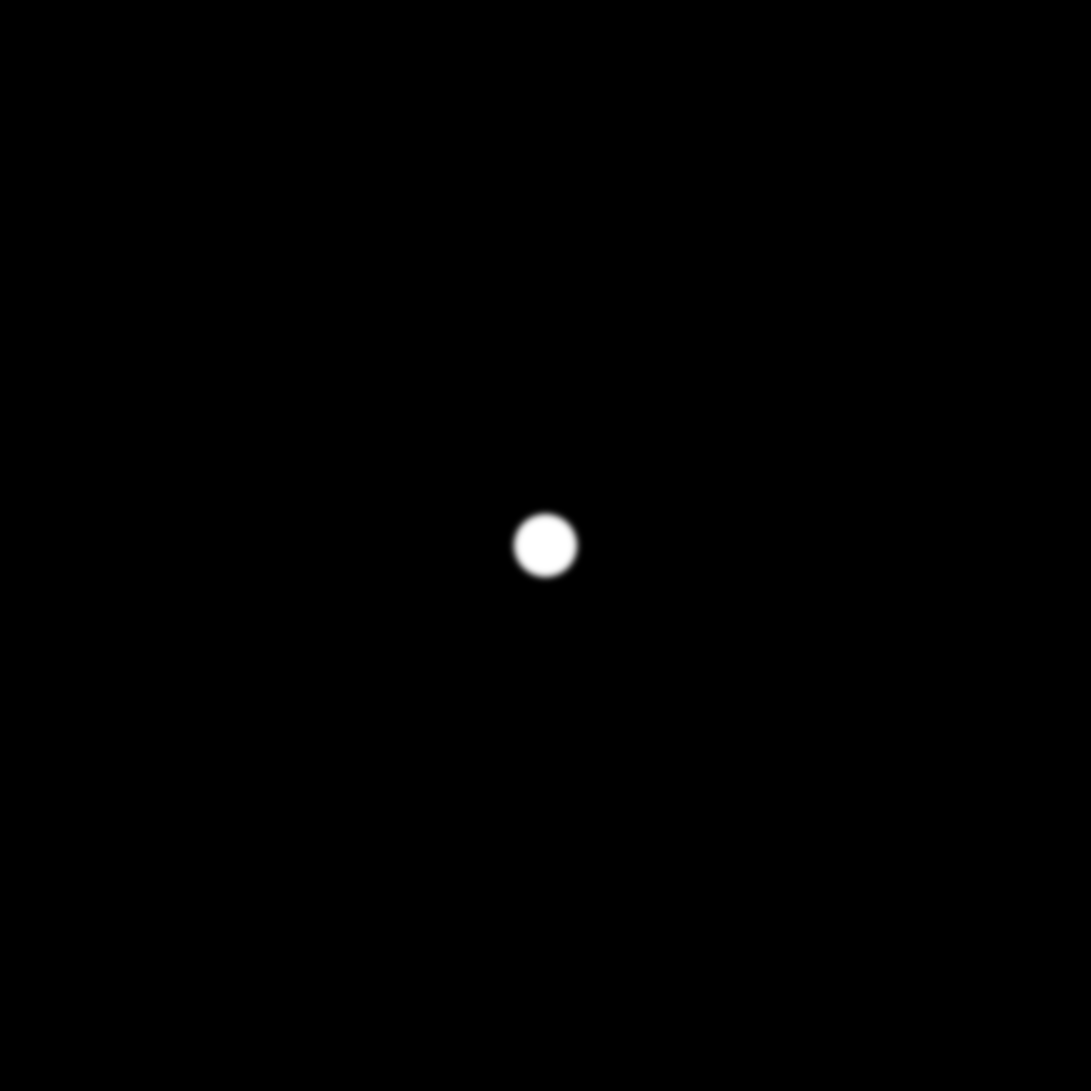
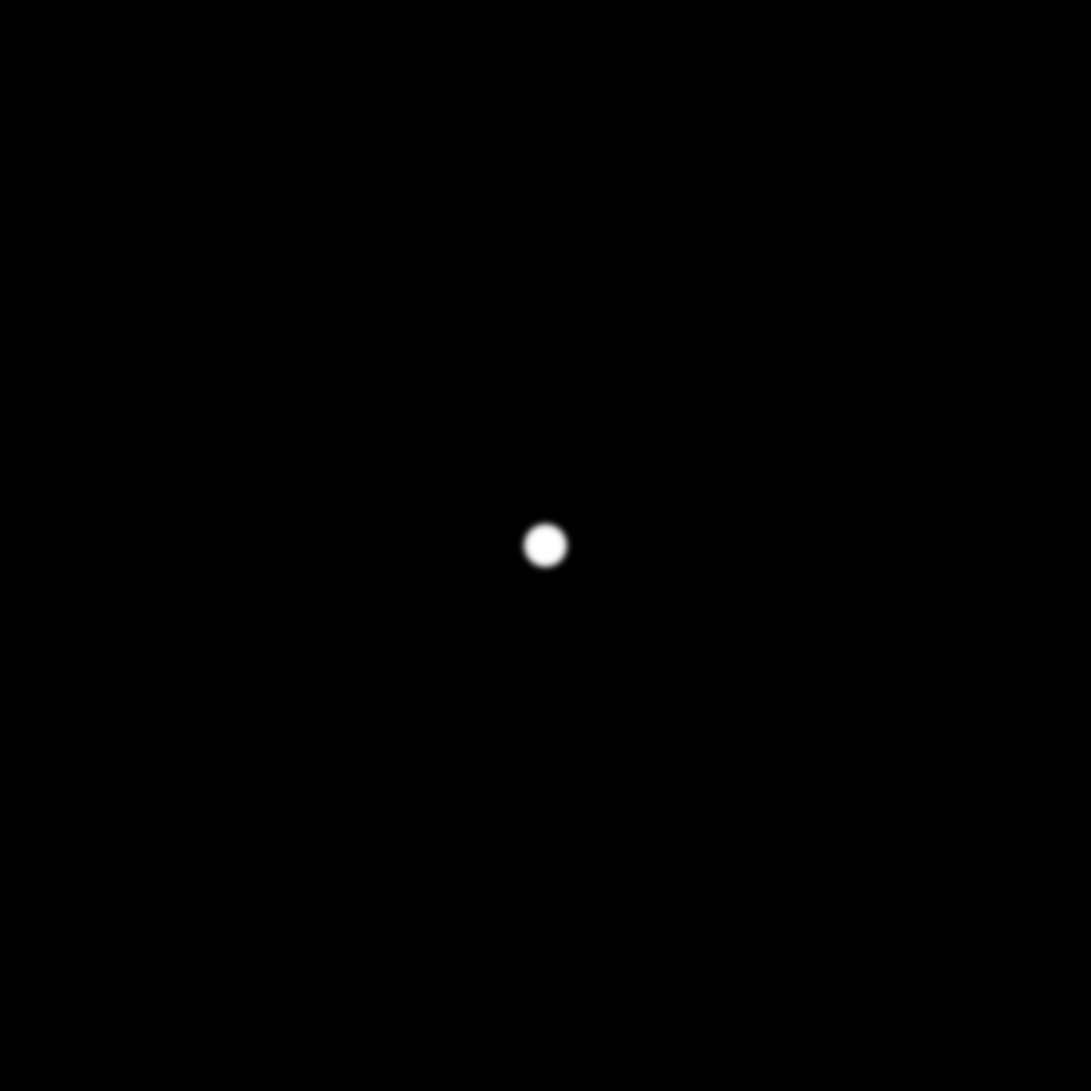
Layer changes from the first 1091 x 1091 image to the second:
painted on "Ellipse 1" over [506, 506, 585, 585]
